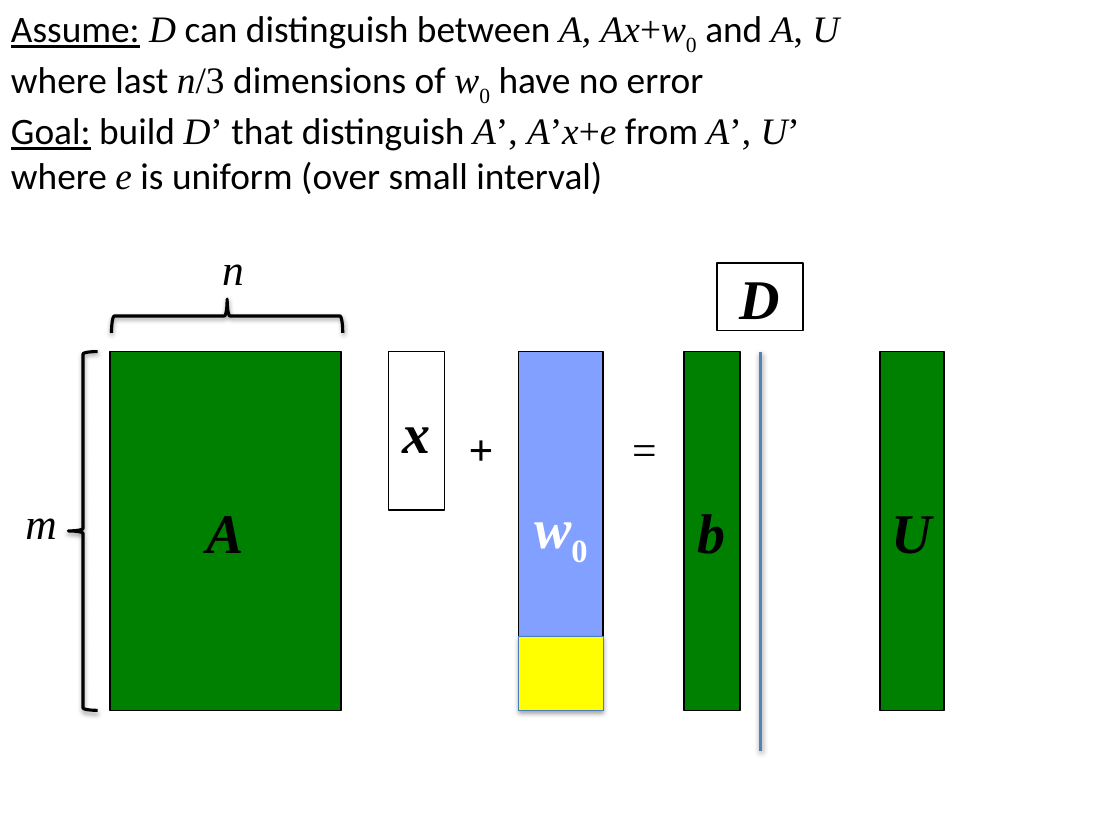
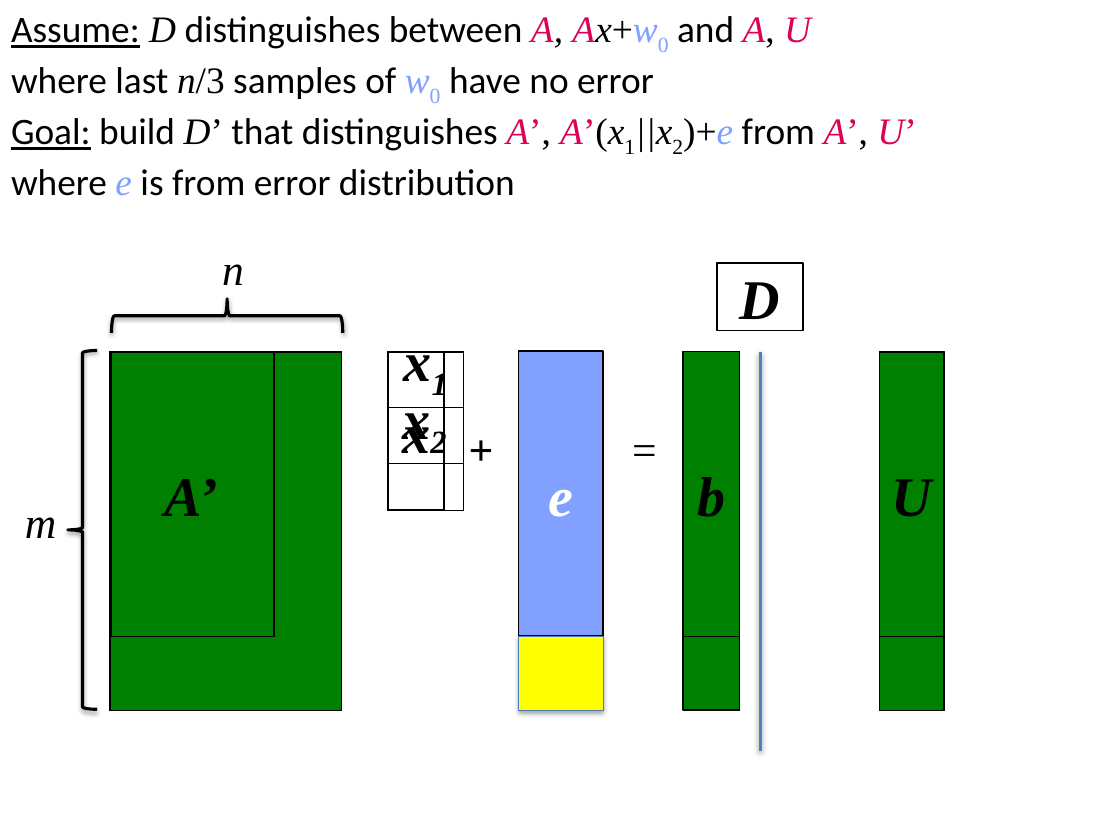
Before and after one commit to xianruimeng/comp-fuzzy-ext, a slide deck: slide 41 of ComputationalFuzzyExtractors.pptx (slide 40 before the commit). Drawn at 1120x840 pixels with LibreOffice and Linux fonts; fonts in the diff are those of the drawing. Boxes give left, top, right and bottom in pixels: in the first picture for what was removed or moved away, otherwise in the second. Text is boxed around its words. In the diff, an @@ line names an element or a change of style, - is before the commit and + after.

```diff
--- a/ComputationalFuzzyExtractors.pptx
+++ b/ComputationalFuzzyExtractors.pptx
@@ text at [11,16,916,196]: text changed @@
-Assume: D can distinguish between A, Ax+w0 and A, U
-where last n/3 dimensions of w0 have no error
-Goal: build D’ that distinguish A’, A’x+e from A’, U’
-where e is uniform (over small interval)
+Assume: D distinguishes between A, Ax+w0 and A, U
+where last n/3 samples of w0 have no error
+Goal: build D’ that distinguishes A’, A’(x1||x2)+e from A’, U’
+where e is from error distribution
@@ rectangle added at [110,352,340,710], fill #008000, outline #000000 1 pt @@
@@ rectangle added at [110,352,340,710], outline #000000 1 pt @@
@@ rectangle "A’": place and size @@
-rectangle "A’" at [110,352,340,710]
+rectangle "A’" at [112,352,274,636]
@@ rectangle added at [389,352,464,510], outline #000000 1 pt @@
@@ rectangle added at [519,352,604,636], fill #82A0FF, outline #000000 1 pt, 36 pt, text #FFFFFF, bold, italic @@
+e
@@ rectangle added at [519,351,604,710], outline #000000 1 pt @@
@@ rectangle added at [683,352,739,636], fill #008000, outline #000000 1 pt, 36 pt, text #000000, bold, italic @@
+b
@@ rectangle added at [683,352,739,710], outline #000000 1 pt @@
@@ rectangle added at [879,352,943,636], fill #008000, outline #000000 1 pt, 36 pt, text #000000, bold, italic @@
+U
@@ rectangle added at [879,352,944,710], outline #000000 1 pt @@
@@ group added at [386,336,464,464]: 2 texts, 2 rectangles @@
+x1
+x2
@@ text in rectangle at [165,479,221,516]: text changed @@
-A
+A’
```
Also in this commit, not shown: 23 other slides changed.
